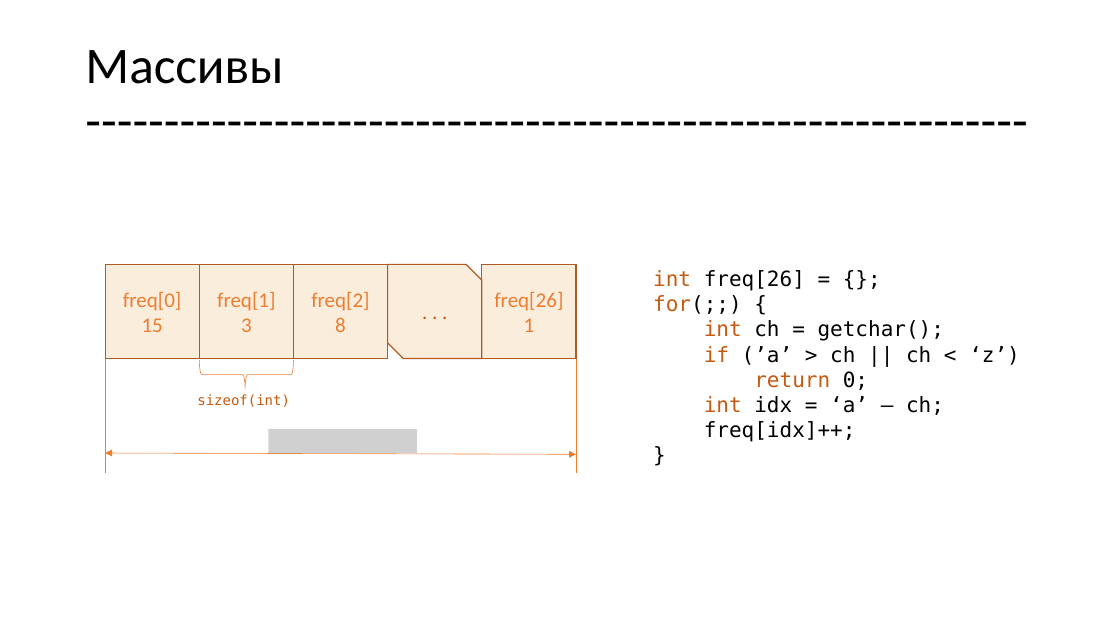
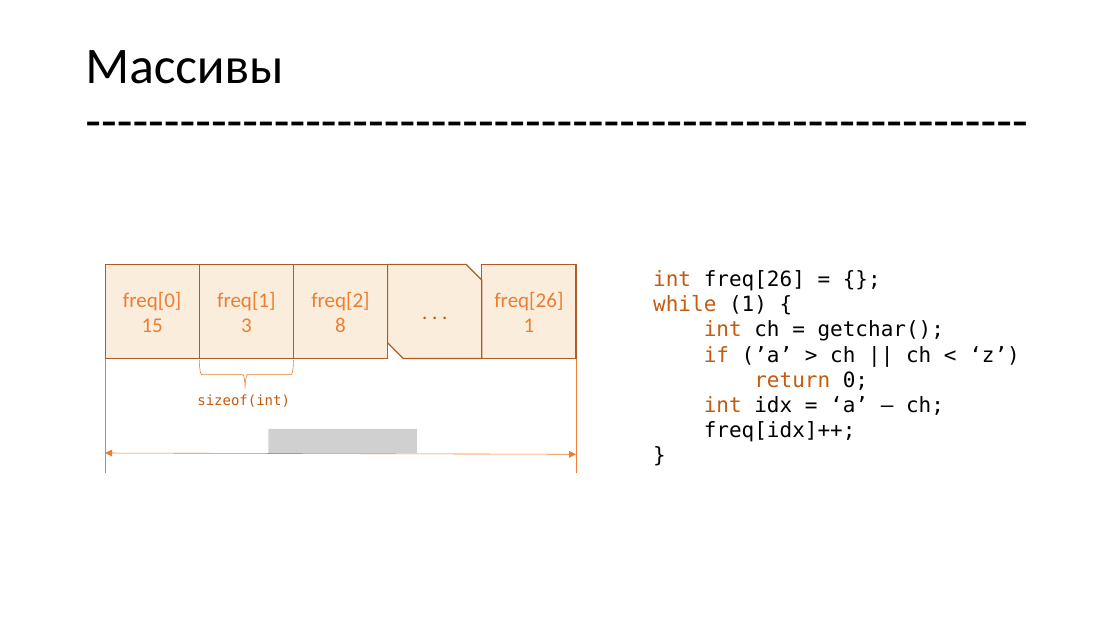
Before and after one commit to geeknik96/CLec, a slide deck: slide 20 of lec2/lec2.pptx (slide 19 before the commit). Drawn at 1120x630 pixels with LibreOffice and Linux fonts; fonts in the diff are those of the drawing; grey boxes stand for pictures. Boxes give left, top, right and bottom in pixels: in the first picture for what was removed or moved away, otherwise in the second. Text is boxed around its words. In the diff, an @@ line names an element or a change of style, - is before the commit and + after.

```diff
--- a/lec2/lec2.pptx
+++ b/lec2/lec2.pptx
@@ text at bbox=[653, 295, 767, 314]: text changed; text colour #000000 to #C55A11 @@
-for(;;) {
+while (1) {
```
Also in this commit, not shown: 1 slide added, 14 other files.
